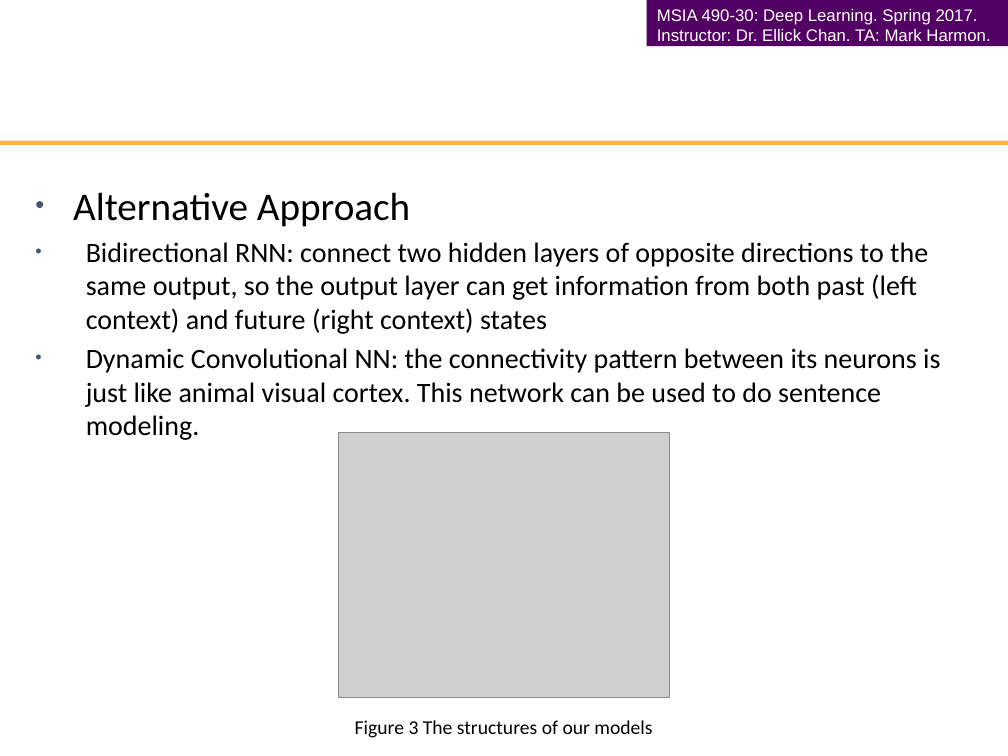
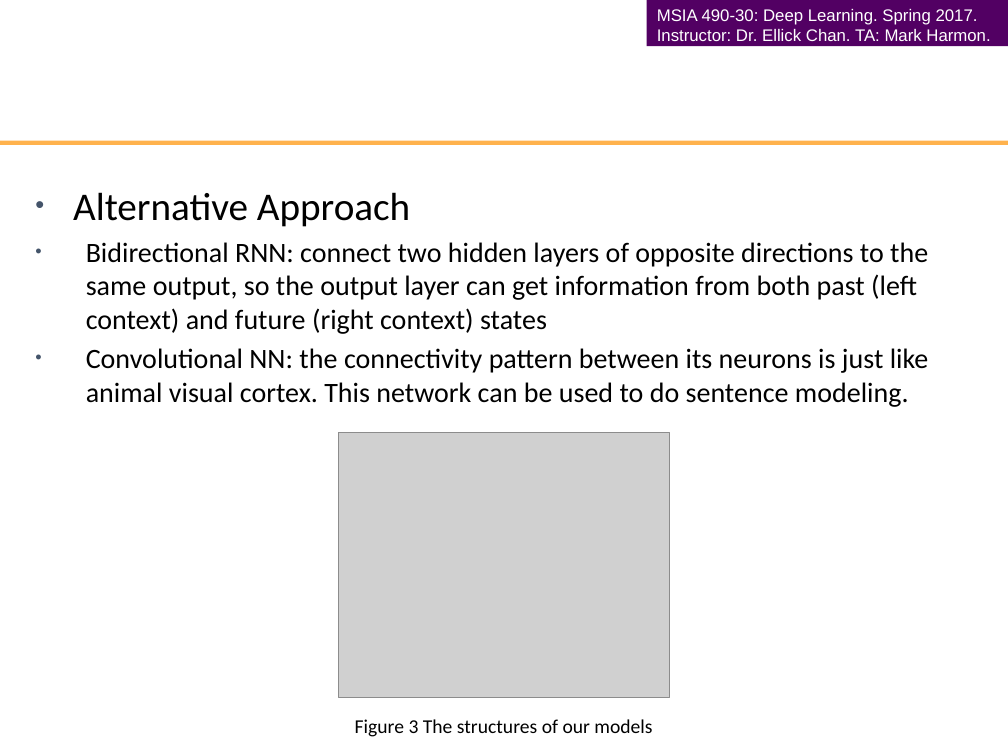
Before and after one commit to stephanieger/ConvectionalNN, a slide deck: slide 7 of Final Presentation Template.pptx. Drawn at 1008x756 pixels with LibreOffice and Linux fonts; fonts in the diff are those of the drawing; grey boxes stand for pictures; background and template pictures are left out. Boxes give left, top, right and bottom in pixels: in the first picture for what was removed or moved away, otherwise in the second. Text is boxed around its words. In the diff, an @@ line names an element or a change of style, - is before the commit and + after.

Commit message:
Update presentation

```diff
--- a/Final Presentation Template.pptx
+++ b/Final Presentation Template.pptx
@@ text at bbox=[86, 348, 929, 407]: text changed @@
-• Dynamic Convolutional NN: the connectivity pattern between its neurons is just like animal visual cortex. This network can be used to do sentence modeling.
+• Convolutional NN: the connectivity pattern between its neurons is just like animal visual cortex. This network can be used to do sentence modeling.
```
